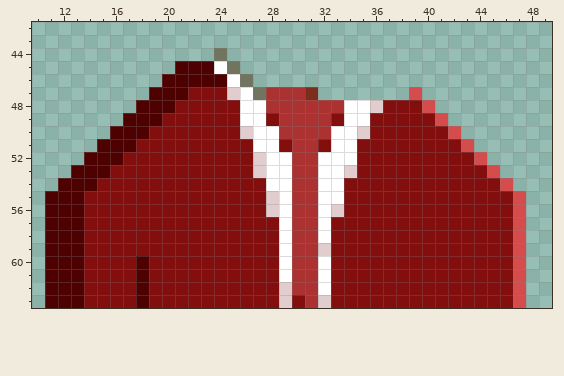
One commit to this pixel-art sprite: Apes/layers/Apparel/apparel-red-suit.png. The first picture shows the starting point.
The file is 448x448 pixels, drawn in blocks of 7x7; one block is one cell here. Colours within 5 levels of each other are drawn and written as one. Shown: x 10..49, y 42..63.
Once edited:
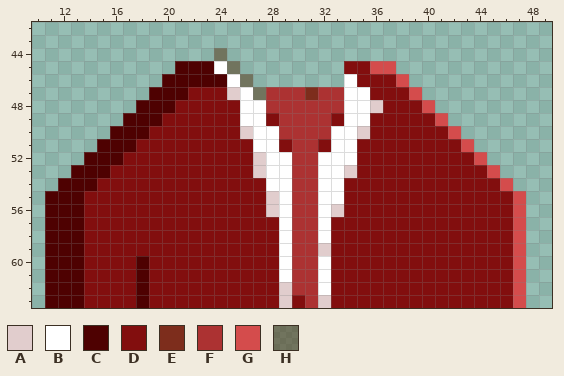
Palette (. is transparent): A #e1cdcd  B #ffffff  C #4e0101  D #820e0e  E #7d2d1c  F #ac3232  G #d44c4c  H #4b27047d
What changed:
y 45: x 34..37 .... -> DDGG
y 46: x 34..38 ..... -> BDDDG
y 47: x 32..38 ....... -> FFBBDDD
